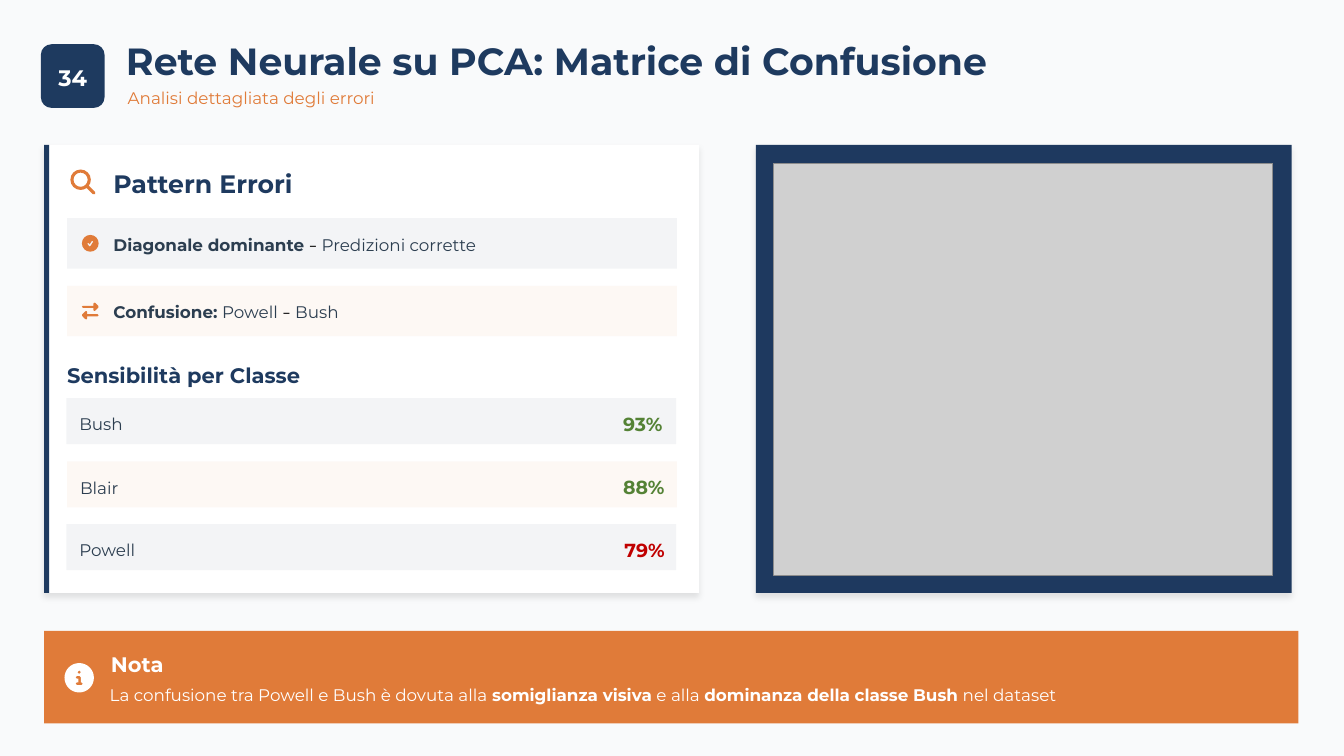
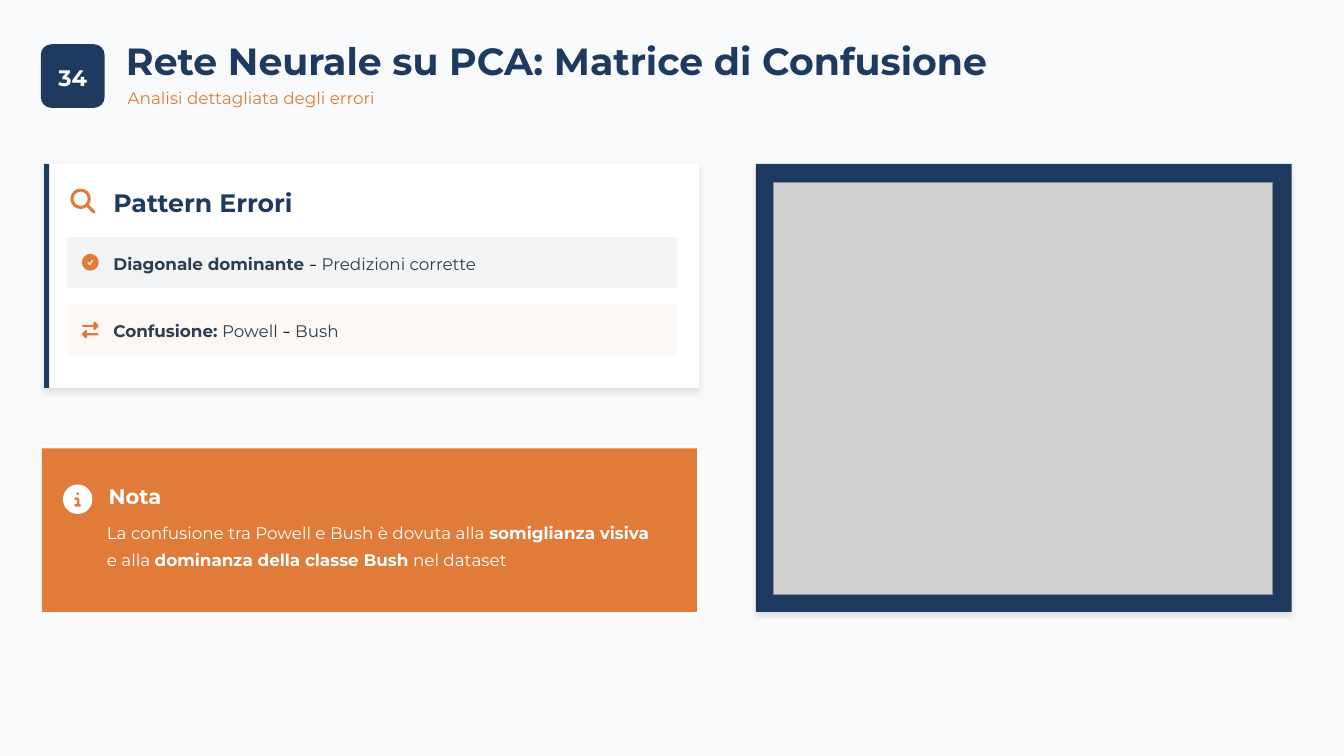
Before and after one commit to carrieroroberto/face-recognition-dimensionality-reduction, a slide deck: slide 36 of results/presentation/Carriero, Leone - Analisi Comparativa per Riduzione Dimensionale, Approccio Lineare e Non-Lineare per Riconoscimento e Verifica Facciale.pptx. Drawn at 1344x756 pixels with LibreOffice and Linux fonts; fonts in the diff are those of the drawing; grey boxes stand for pictures. Boxes give left, top, right and bottom in pixels: in the first picture for what was removed or moved away, otherwise in the second. Text is boxed around its words. In the diff, an @@ line names an element or a change of style, - is before the commit and + after.

```diff
--- a/results/presentation/Carriero, Leone - Analisi Comparativa per Riduzione Dimensionale, Approccio Lineare e Non-Lineare per Riconoscimento e Verifica Facciale.pptx
+++ b/results/presentation/Carriero, Leone - Analisi Comparativa per Riduzione Dimensionale, Approccio Lineare e Non-Lineare per Riconoscimento e Verifica Facciale.pptx
@@ freeform shape: place and size @@
-freeform shape at (44,145,700,594)
+freeform shape at (44,164,700,388)
@@ freeform shape: place and size @@
-freeform shape at (44,145,49,594)
+freeform shape at (44,164,49,388)
@@ 6 freeform shapes, 3 texts, 1 picture: place and size @@
-6 freeform shapes, 3 texts, 1 picture at (68,145,1292,594)
+6 freeform shapes, 3 texts, 1 picture at (68,164,1292,613)
@@ text removed at (67,366,300,387) @@
-Sensibilità per Classe
@@ freeform shape removed at (67,398,677,445) @@
@@ text removed at (79,417,123,430) @@
-Bush
@@ text removed at (623,417,662,432) @@
-93%
@@ freeform shape: place and size @@
-freeform shape at (44,631,1299,724)
+freeform shape at (42,449,698,612)
@@ freeform shape removed at (68,462,678,508) @@
@@ text "Nota": place and size @@
-text "Nota" at (111,657,164,672)
+text "Nota" at (109,489,162,504)
@@ freeform shape: place and size @@
-freeform shape at (65,663,94,693)
+freeform shape at (63,485,92,514)
@@ text removed at (80,481,118,494) @@
-Blair
@@ text removed at (623,480,664,495) @@
-88%
@@ freeform shape removed at (67,524,677,571) @@
@@ text "La confusione tra Powell e ..." rewrapped from (110,688,1056,705) to (107,526,649,566) @@
@@ text removed at (79,543,135,556) @@
-Powell
@@ text removed at (624,543,664,558) @@
-79%
```
Also in this commit, not shown: 43 other slides changed, 1 other file.
